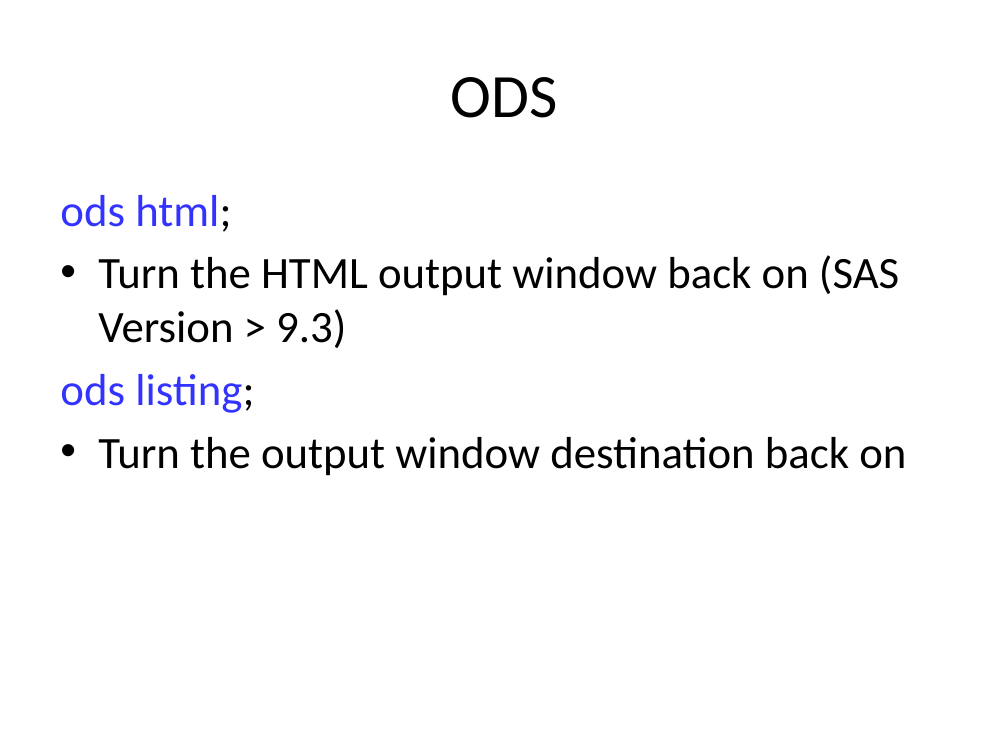
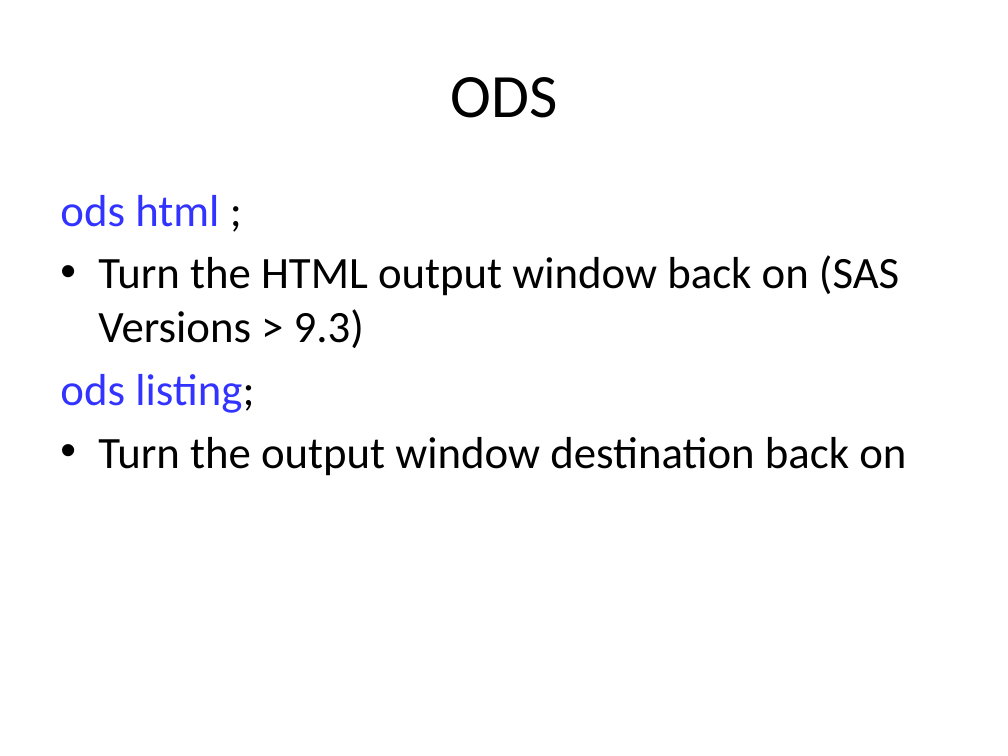
Before and after one commit to CUNYSPHCode/IntroSAS, a slide deck: slide 25 of Session4/session4_MRamos.pptx (slide 24 before the commit). Drawn at 1008x756 pixels with LibreOffice and Linux fonts; fonts in the diff are those of the drawing. Boxes give left, top, right and bottom in pixels: in the first picture for what was removed or moved away, otherwise in the second. Text is boxed around its words. In the diff, an @@ line names an element or a change of style, - is before the commit and + after.

```diff
--- a/Session4/session4_MRamos.pptx
+++ b/Session4/session4_MRamos.pptx
@@ text at bbox=[60, 195, 899, 348]: text changed @@
-ods html;
-• Turn the HTML output window back on (SAS Version > 9.3)
+ods html ;
+• Turn the HTML output window back on (SAS Versions > 9.3)
```
Also in this commit, not shown: 1 other slide changed, 5 other files.
